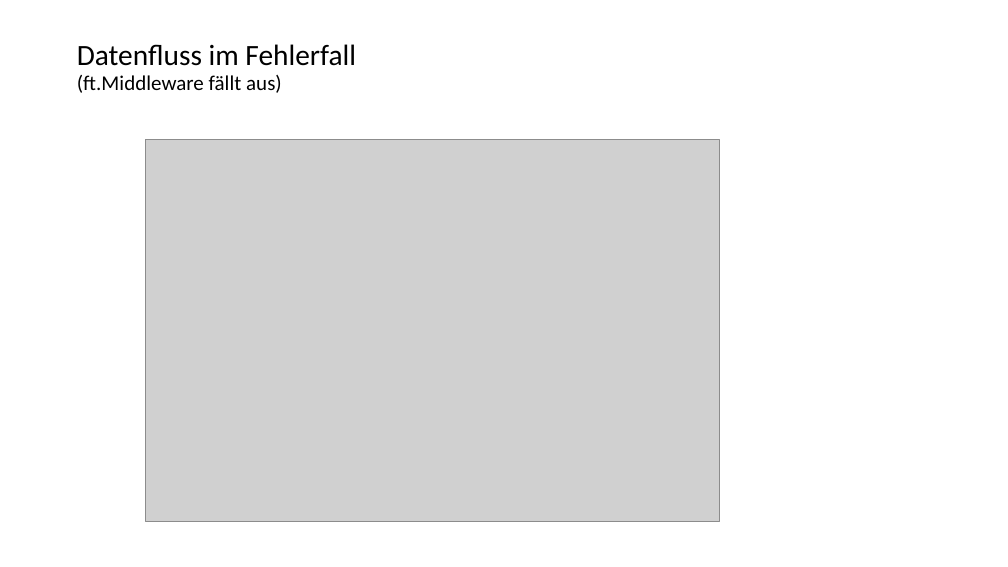
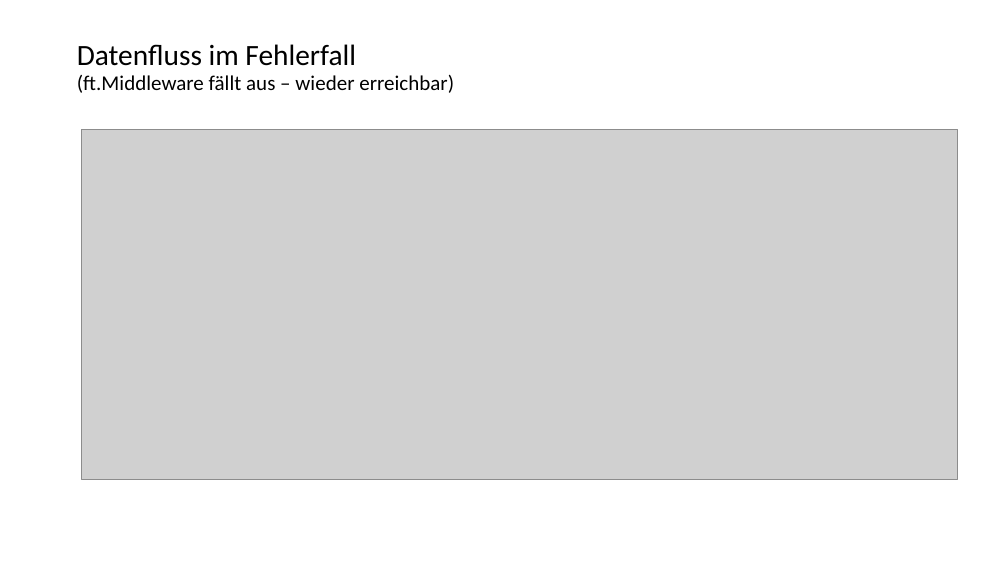
Before and after one commit to fiskaltrust/productdescription-de-doc, a slide deck: slide 14 of for-poscreators/presentation/onboarding_de.pptx (slide 13 before the commit). Drawn at 1008x567 pixels with LibreOffice and Linux fonts; fonts in the diff are those of the drawing; grey boxes stand for pictures. Boxes give left, top, right and bottom in pixels: in the first picture for what was removed or moved away, otherwise in the second. Text is boxed around its words. In the diff, an @@ line names an element or a change of style, - is before the commit and + after.

```diff
--- a/for-poscreators/presentation/onboarding_de.pptx
+++ b/for-poscreators/presentation/onboarding_de.pptx
@@ title at box(77, 44, 454, 93): text changed @@
-Datenfluss im Fehlerfall
-(ft.Middleware fällt aus)
+Datenfluss im Fehlerfall
+(ft.Middleware fällt aus – wieder erreichbar)
@@ picture: place and size @@
-picture at box(145, 140, 719, 522)
+picture at box(81, 129, 957, 479)
```
Also in this commit, not shown: 1 other slide changed, 2 slides added, 11 other files.
